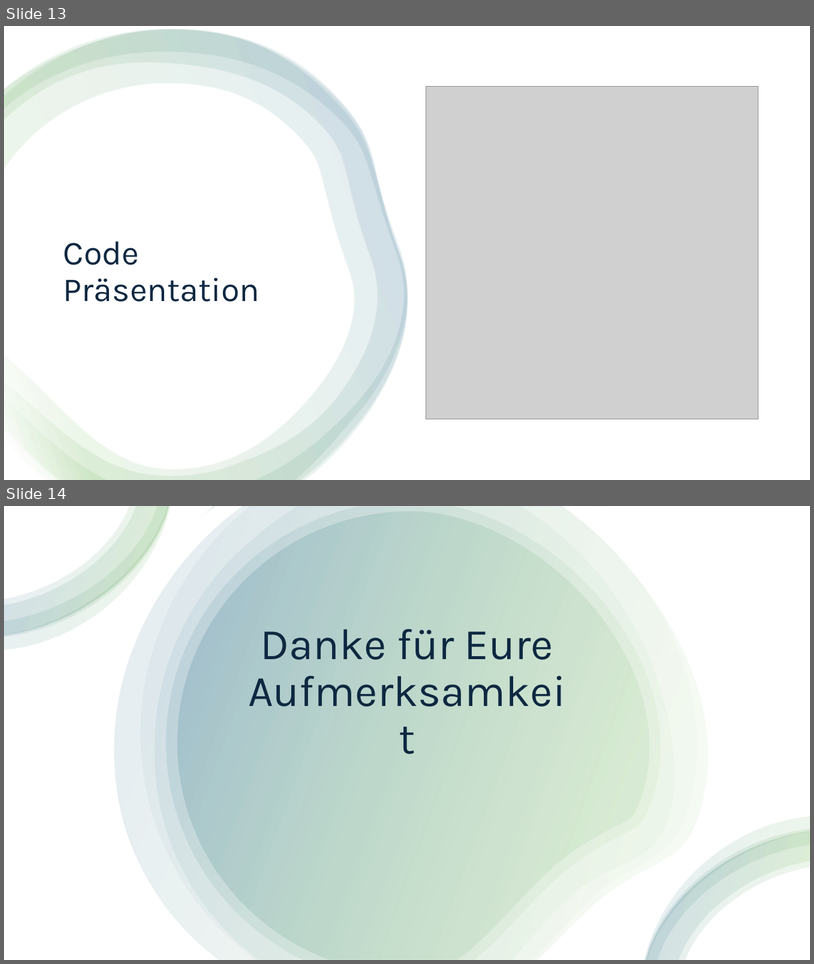
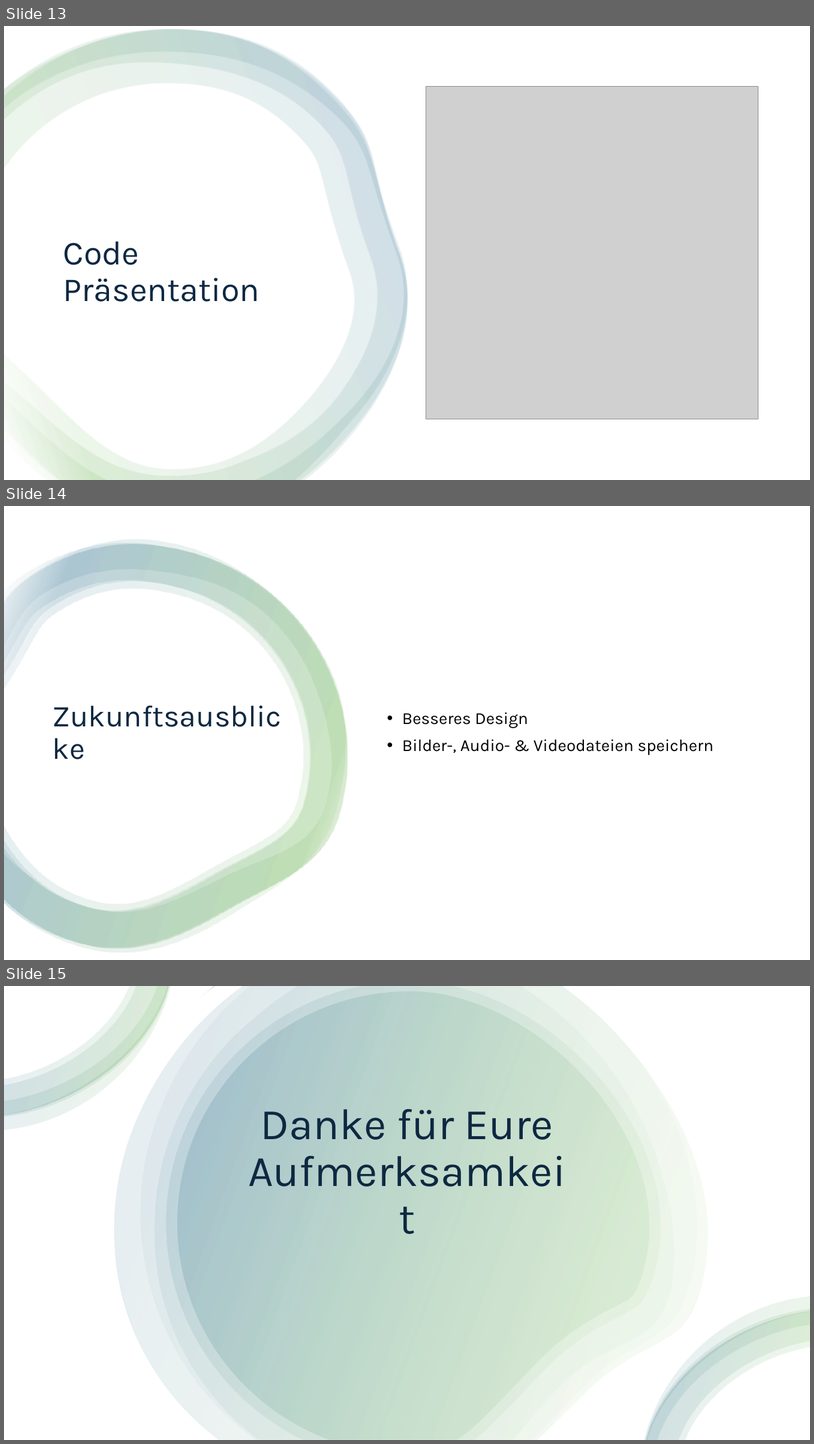
Before and after one commit to StefanRautner/ChatProgram, a slide deck: Dokumente/End-Praesentation.pptx. Shown one above the other, each under a label of ours: slides 13 and 14 before the commit, slides 13, 14 and 15 after it. The pictures are 814x964 and 814x1444 pixels, drawn with LibreOffice and Linux fonts; fonts in the diff are those of the drawing; grey boxes stand for pictures. Boxes give left, top, right and bottom in pixels: in the first picture for what was removed or moved away, otherwise in the second. Text is boxed around its words. In the diff, an @@ line names an element or a change of style, - is before the commit and + after.

```diff
--- a/Dokumente/End-Praesentation.pptx
+++ b/Dokumente/End-Praesentation.pptx
@@ slide 14 added at bbox=[4, 506, 810, 960], background #FFFFFF @@
@@ rectangle added at bbox=[4, 506, 810, 960], fill #FFFFFF @@
@@ group added at bbox=[4, 540, 348, 952]: 4 freeform shapes @@
@@ title added at bbox=[47, 588, 302, 877], 36 pt, text #0E2841 @@
+Zukunftsausblicke
@@ text added at bbox=[402, 712, 714, 755], 20 pt, text #000000 @@
+• Besseres Design
+• Bilder-, Audio- & Videodateien speichern
@@ what was slide 14 is now slide 15 @@
```
Also in this commit, not shown: 15 other files.
